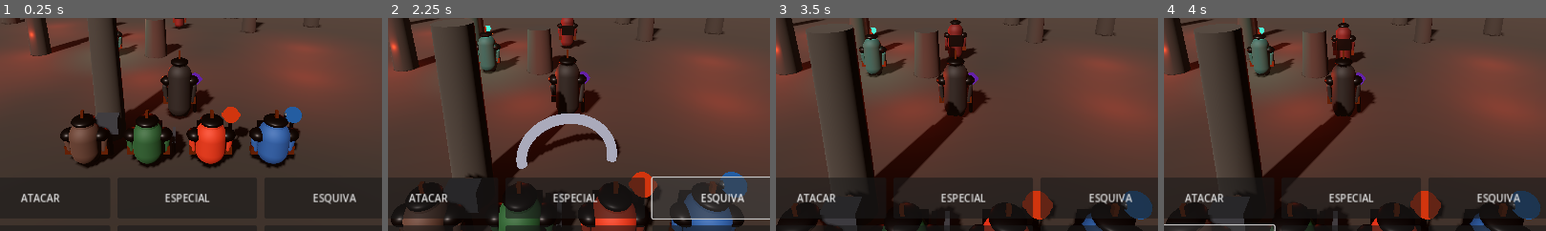
Above: before the commit, frames 1-4 (left to right).
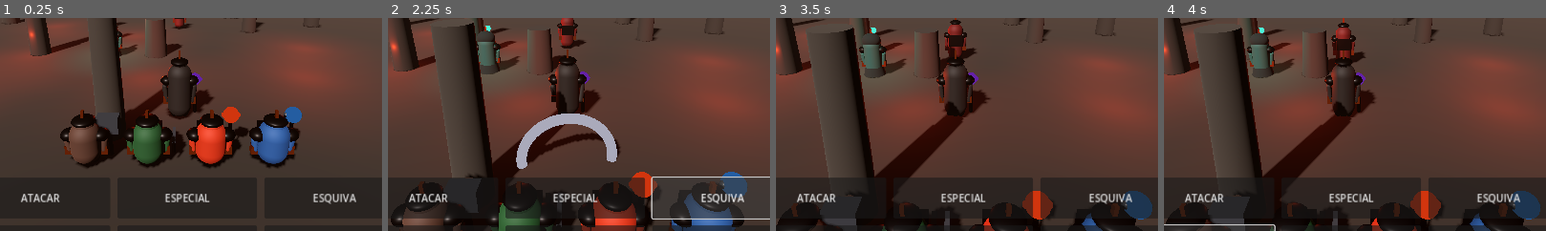
Above: after the commit, the same moments.

Repository: souzaleite24-ai/MordorTrolDeRubiAndroid
Game: Godot game, scene res://scenes/mordor_world.tscn
Two runs of this game, one before a commit and one after it. Both use one fixed random seed, a clock stepped at 60 frames per second and the inputs below.
Inputs:
- Up to frame 1 (0.25 s): no input
- Up to frame 2 (2.25 s): click "ATACAR" at 0.5 s; click "ESPECIAL" at 1.25 s; click "ESQUIVA" at 2 s
- Up to frame 3 (3.5 s): click "DEFESA" at 2.75 s
- Up to frame 4 (4 s): click "ORDEN" at 3.5 s
The pictures show only the part of the screen within x 26-76%, y 39-89%; the shares and areas given below are measured in that part.

The runs differ from the first frame. In frame 1, less than 0.1% of the frame differs, in the area x 30-36%, y 3-18%; in frame 2, 0.3%; in frame 3, 0.3%, in the area x 22-34%, y 7-29%; in frame 4, 0.3%.

Commit message:
Give Oracle a unique hooded robe silhouette

Diff:
--- a/godot/scripts/mordor_world.gd
+++ b/godot/scripts/mordor_world.gd
@@ -494,6 +494,35 @@
 	npc_node = _make_actor(Color(0.12, 0.32, 0.30), 1.9)
 	npc_node.name = "OraculoDasCinzas"
 	npc_node.position = Vector3(-4.0, 0.0, -3.0)
+	# Silhueta exclusiva do Oráculo: manto longo, capuz e olhos verde-cinza.
+	var robe_material := StandardMaterial3D.new()
+	robe_material.albedo_color = Color(0.035, 0.12, 0.115)
+	robe_material.roughness = 0.92
+	var robe := MeshInstance3D.new()
+	var robe_mesh := CylinderMesh.new()
+	robe_mesh.top_radius = 0.22
+	robe_mesh.bottom_radius = 0.53
+	robe_mesh.height = 1.15
+	robe.mesh = robe_mesh
+	robe.position.y = 0.62
+	robe.material_override = robe_material
+	npc_node.add_child(robe)
+	var hood := MeshInstance3D.new()
+	var hood_mesh := SphereMesh.new()
+	hood_mesh.radius = 0.39
+	hood_mesh.height = 0.72
+	hood.mesh = hood_mesh
+	hood.scale = Vector3(1.12, 1.0, 0.9)
+	hood.position = Vector3(0, 1.76, 0.055)
+	hood.material_override = robe_material
+	npc_node.add_child(hood)
+	var oracle_eyes := _glow_material(Color(0.12, 0.95, 0.68))
+	for eye_name in ["MeshInstance3D"]:
+		pass
+	for child in npc_node.get_children():
+		if child is MeshInstance3D and child.material_override is StandardMaterial3D:
+			if child.position.y > 1.6 and child.position.z < -0.2:
+				child.material_override = oracle_eyes
 	var aura := OmniLight3D.new()
 	aura.position = Vector3(0, 2.0, 0)
 	aura.light_color = Color(0.20, 0.85, 0.72)
